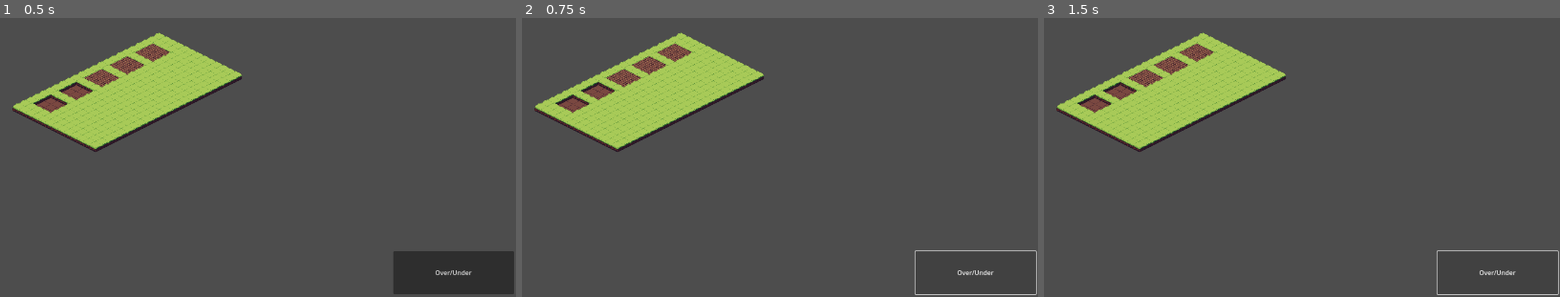
Above: before the commit, frames 1-3 (left to right).
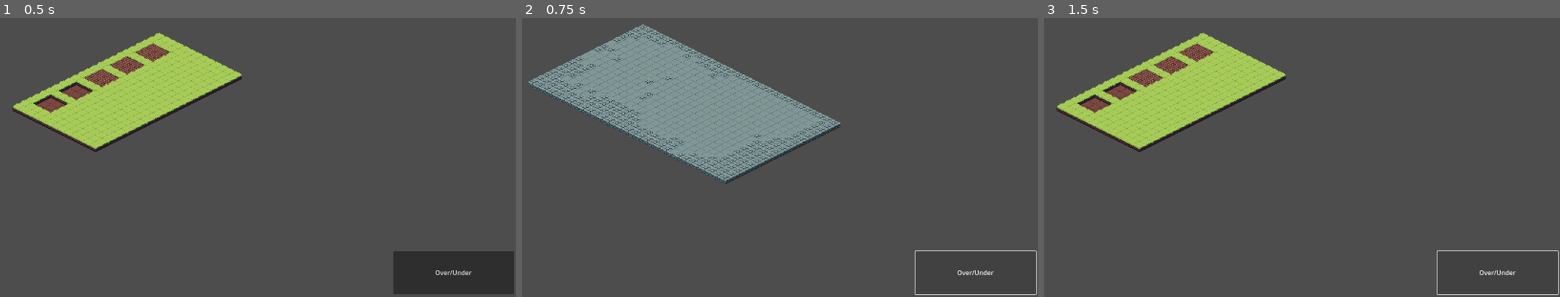
Above: after the commit, the same moments.

Repository: Volkisvolk/The-Team-Nine-Menace
Game: Godot game, scene res://screens/mainScreen.tscn
Same seed, same stepped clock (60 frames per second), same inputs: the game is played once before the commit and once after it.
Inputs:
- Up to frame 1 (0.5 s): no input
- Up to frame 2 (0.75 s): click "Over/Under" at 0.5 s
- Up to frame 3 (1.5 s): click "Over/Under" at 1.25 s

Frame 1 is identical in both runs. In frame 2, 18% of the frame differs, in the area x 1-62%, y 2-60%; in frame 3, nothing differs.

Commit message:
mergeConflictsResolved
Peter und mein Projekt sind merged. Ich denke bei Peters shit sollte alles klappen.

Diff:
--- a/arcane/screens/buildingScript.gd
+++ b/arcane/screens/buildingScript.gd
@@ -1,7 +1,7 @@
 extends Node
 
 @onready var tileMapLayer: TileMapLayer = $tileMapLayer
-@onready var buildDialog: AcceptDialog = $buildDialog
+@onready var buildDialog: AcceptDialog = $"../buildDialog"
 @onready var camera: Camera2D = $"../Camera2D"
 var worldChangeBool = true # true equals Overworld
 
@@ -34,7 +34,6 @@
 
 	if event is InputEventMouseButton and event.pressed and event.button_index == MOUSE_BUTTON_LEFT:
 		clickedTile = tileMapLayer.local_to_map(tileMapLayer.get_local_mouse_position())
-
 		print(clickedTile)
 		if clickedTile in buildable_tiles:
 			open_build_dialog(clickedTile)
--- a/arcane/screens/mainMenuScreen.tscn
+++ b/arcane/screens/mainMenuScreen.tscn
@@ -1,7 +1,6 @@
 [gd_scene load_steps=9 format=3 uid="uid://cjr8bmbhyaoyo"]
 
-
-[ext_resource type="Script" uid="uid://bw2x2pa435t0n" path="res://scripts/main_menu_screen.gd" id="1_cwjl5"]
+[ext_resource type="Script" path="res://scripts/main_menu_screen.gd" id="1_cwjl5"]
 [ext_resource type="Texture2D" uid="uid://gvcw2iej4784" path="res://assets/images/mainmenubackground.png" id="1_m5kbk"]
 [ext_resource type="FontFile" uid="uid://vmbljkkgr7uj" path="res://assets/fonts/Smasher.otf" id="3_gn5r4"]
 
--- a/arcane/screens/mainScreen.tscn
+++ b/arcane/screens/mainScreen.tscn
@@ -1,9 +1,8 @@
-[gd_scene load_steps=5 format=4 uid="uid://c2l8upswfsi82"]
-
+[gd_scene load_steps=6 format=4 uid="uid://c2l8upswfsi82"]
 
 [ext_resource type="Script" uid="uid://nhjucnigdqjd" path="res://scripts/global.gd" id="1_gq31x"]
-
 [ext_resource type="Texture2D" uid="uid://bflg2yef1v4n4" path="res://assets/isometric tileset/spritesheet.png" id="1_xw2hw"]
+[ext_resource type="Script" uid="uid://cx6i4m6ov35i5" path="res://screens/buildingScript.gd" id="2_iw6lq"]
 
 [sub_resource type="TileSetAtlasSource" id="TileSetAtlasSource_gq31x"]
 texture = ExtResource("1_xw2hw")
@@ -253,15 +252,17 @@
 text = "Over/Under"
 
 [node name="board" type="Node2D" parent="Node2D"]
-script = ExtResource("1_gq31x")
+script = ExtResource("2_iw6lq")
 
 [node name="tileMapLayer" type="TileMapLayer" parent="Node2D/board"]
 tile_map_data = PackedByteArray("AAD//wkAAAAAAAIAAAD//wgAAAAAAAIAAAD//wcAAAAAAAIAAAD//wYAAAAAAAIAAAD//wUAAAAAAAIAAAD//w …(13632 unchanged characters)…
 tile_set = SubResource("TileSet_iw6lq")
 
+[node name="buildDialog" type="AcceptDialog" parent="Node2D"]
 
 [node name="Timer" type="Timer" parent="."]
 wait_time = 10.0
 autostart = true
 
+[connection signal="pressed" from="Node2D/Camera2D/Button" to="Node2D/board" method="_on_button_pressed"]
 [connection signal="timeout" from="Timer" to="." method="_on_timer_timeout"]
